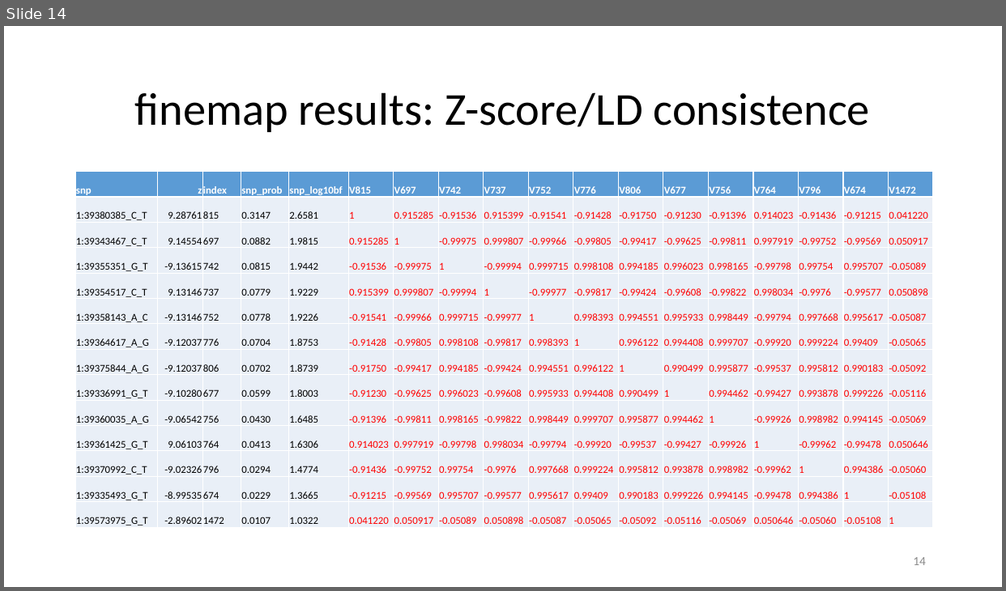
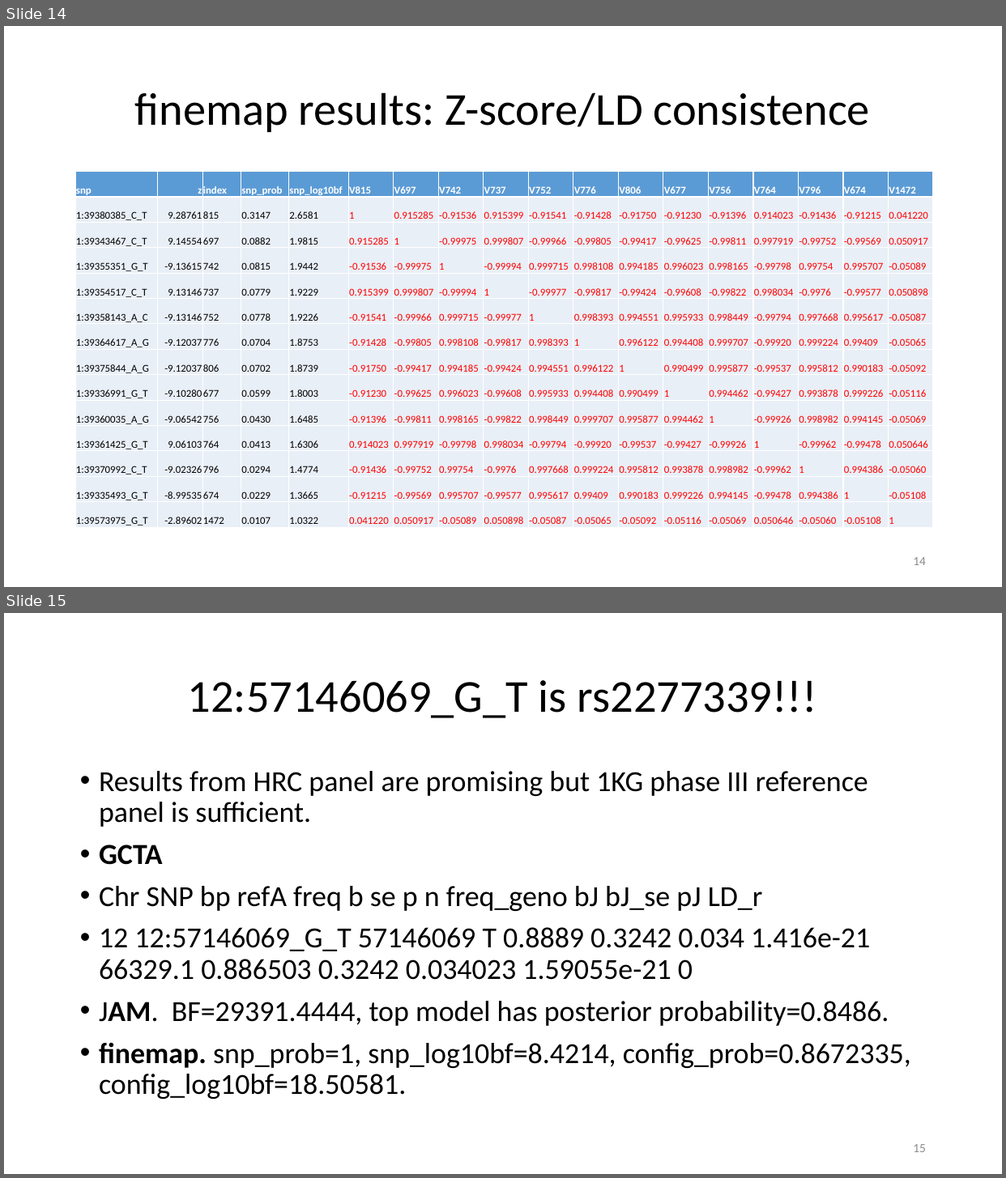
Before and after one commit to jinghuazhao/FM-pipeline, a slide deck: README.pptx. Shown one above the other, each under a label of ours: slide 14 before the commit, slides 14 and 15 after it. The pictures are 1006x591 and 1006x1178 pixels, drawn with LibreOffice and Linux fonts; fonts in the diff are those of the drawing. Boxes give left, top, right and bottom in pixels: in the first picture for what was removed or moved away, otherwise in the second. Text is boxed around its words. In the diff, an @@ line names an element or a change of style, - is before the commit and + after.

Commit message:
README

```diff
--- a/README.pptx
+++ b/README.pptx
@@ slide 15 added at <box>4,613,1002,1174</box>, background #FFFFFF @@
@@ title added at <box>188,680,817,718</box>, 44 pt, text #000000 @@
+12:57146069_G_T is rs2277339!!!
@@ text added at <box>99,771,911,1099</box>, 28 pt, text #000000 @@
+• Results from HRC panel are promising but 1KG phase III reference panel is sufficient.
+• GCTA
+• Chr SNP bp refA freq b se p n freq_geno bJ bJ_se pJ LD_r
+• 12 12:57146069_G_T 57146069 T 0.8889 0.3242 0.034 1.416e-21 66329.1 0.886503 0.3242 0.034023 1.59055e-21 0
+• JAM. BF=29391.4444, top model has posterior probability=0.8486.
+• finemap. snp_prob=1, snp_log10bf=8.4214, config_prob=0.8672335, config_log10bf=18.50581.
@@ page number added at <box>913,1144,926,1152</box>, 12 pt, text #8C8C8C @@
+15
```
